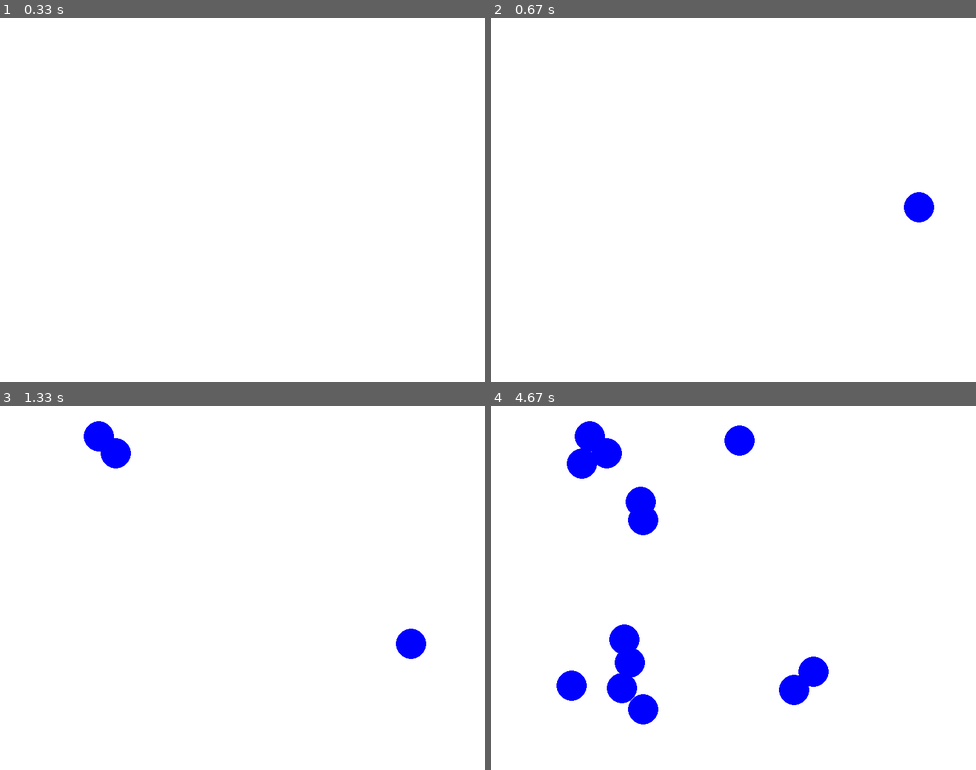
Above: before the commit, frames 1-4 (two rows, left to right).
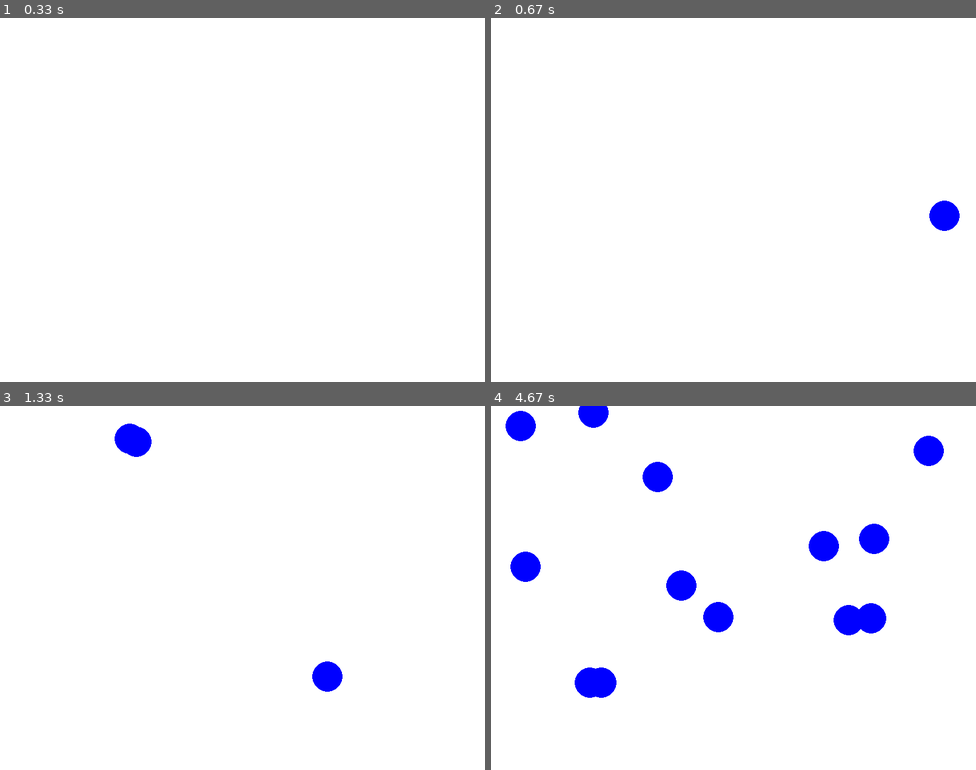
Above: after the commit, the same moments.

Repository: Lurtus/Ball_game_pygame
Game: pygame game, started from BallGame4.py
Same seed, same stepped clock (60 frames per second), same inputs: the game is played once before the commit and once after it.
Inputs (mouse positions are in pixels of both pictures, inside the frame that each line leads up to):
- Up to frame 1 (0.33 s): no input
- Up to frame 2 (0.67 s): click (888, 189) at 0.38 s
- Up to frame 3 (1.33 s): click (92, 533) at 0.72 s; click (116, 453) at 1.05 s
- Up to frame 4 (4.67 s): click (738, 624) at 1.38 s; click (665, 511) at 1.72 s; click (549, 507) at 2.05 s; click (578, 540) at 2.38 s; click (752, 573) at 2.72 s; click (908, 671) at 3.05 s; click (626, 522) at 3.38 s; click (685, 573) at 3.72 s; click (641, 500) at 4.05 s; click (563, 715) at 4.38 s

Frame 1 is identical in both runs. In frame 2, 0.8% of the frame differs, in the area x 85-97%, y 47-59%; in frame 3, 1.9%; in frame 4, 9.4%, in the area x 3-94%, y 0-88%.

Commit message:
Add files via upload

Diff:
--- a/BallGame4.py
+++ b/BallGame4.py
@@ -39,7 +39,10 @@
         self.radius = radius
         self.rect = self.surf.get_rect(center = coords)
 
-        self.speed = random.randint(5,20)
+        self.mass = 1
+
+        #self.speed = random.randint(5,20)
+        self.speed = 15
         theta = random.uniform(0,np.pi*2)
         self.veldir = np.array([np.cos(theta), np.sin(theta)])
 
@@ -60,15 +63,64 @@
         pygame.draw.circle(self.surf, [0,0,255],[self.radius,self.radius], self.radius)
 
 
+#Function which computes the new velocities of two balls after collision
+#Not to self, should be possible to generalize if multiple collisions occurs simultanously.
+def collision(ball1, ball2,d):
+
+    #Find collision vector, defined from center of ball2 to collision point
+    coll_dir = (ball2.coords-ball1.coords)
+    coll_dir = coll_dir/(np.sqrt(coll_dir[0]**2+coll_dir[1]**2))
+
+    #Solve second degree equation to compute magnitude of collision force
+    v1 = ball1.speed*ball1.veldir
+    v2 = ball2.speed*ball2.veldir
+
+    sp1 = v1[0]*coll_dir[0]+v1[1]*coll_dir[1]
+    sp2 = -v2[0]*coll_dir[0]-v2[1]*coll_dir[1]
+
+    p = (ball1.mass*sp1 + ball2.mass*sp2)
+
+    k1 = -p/2 + 0.5*np.sqrt(p**2+4*d)
+    k2 = -p/2 - 0.5*np.sqrt(p**2+4*d)
+
+
+    if p < 0.0:
+        k = np.max([k1,k2])
+    else:
+        k = np.min([k1,k2])
+
+    #Update the velocities of ball1 and ball2
+    #I should not alter the attributes directly, but rather define set and get commands...
+    v1_new = v1+k*coll_dir
+    v2_new = v2-k*coll_dir
+
+    ball1.speed = np.sqrt(v1_new[0]**2 + v1_new[1]**2 )
+    ball2.speed = np.sqrt(v2_new[0]**2 + v2_new[1]**2 )
+
+    ball1.veldir = v1_new/ball1.speed
+    ball2.veldir = v2_new/ball2.speed
+
+    #Positions should be updated such that new position is outside the balls
+    #(what if this position collides whith another ball?) This will also increase the speed momentarily...
+
+    print(k1)
+    print(k2)
+    print(p)
+    print('--------')
+    #pdb.set_trace()
+
 #Main game:
 
 pygame.init()
 screen = pygame.display.set_mode([SCREEN_WIDTH, SCREEN_HEIGHT])
+pygame.display.set_caption('Ball Game')
 
 balls = pygame.sprite.Group()
 
 clock = pygame.time.Clock()
 running = True
+
+coll_dissipation = 0
 
 while running:
 
@@ -88,19 +140,21 @@
             balls.add(new_ball)
 
 
+    other_balls = balls.copy()
     for ball in balls:
         screen.blit(ball.surf,ball.rect)
 
-        if len(balls) > 1:
-            other_balls = balls.copy()
+        if len(other_balls) > 1:
+
             other_balls.remove(ball)
 
             for other_ball in other_balls:
                 if pygame.sprite.collide_circle(ball,other_ball): #Can not use groups with this one?
-                    ball.speed = 0
 
-            #if pygame.sprite.spritecollideany(ball, other_balls):
-            #    ball.speed = 0
+                    collision(ball,other_ball,coll_dissipation)
+
+                    #ball.speed = 0
+                    #other_ball.speed = 0
 
 
 
